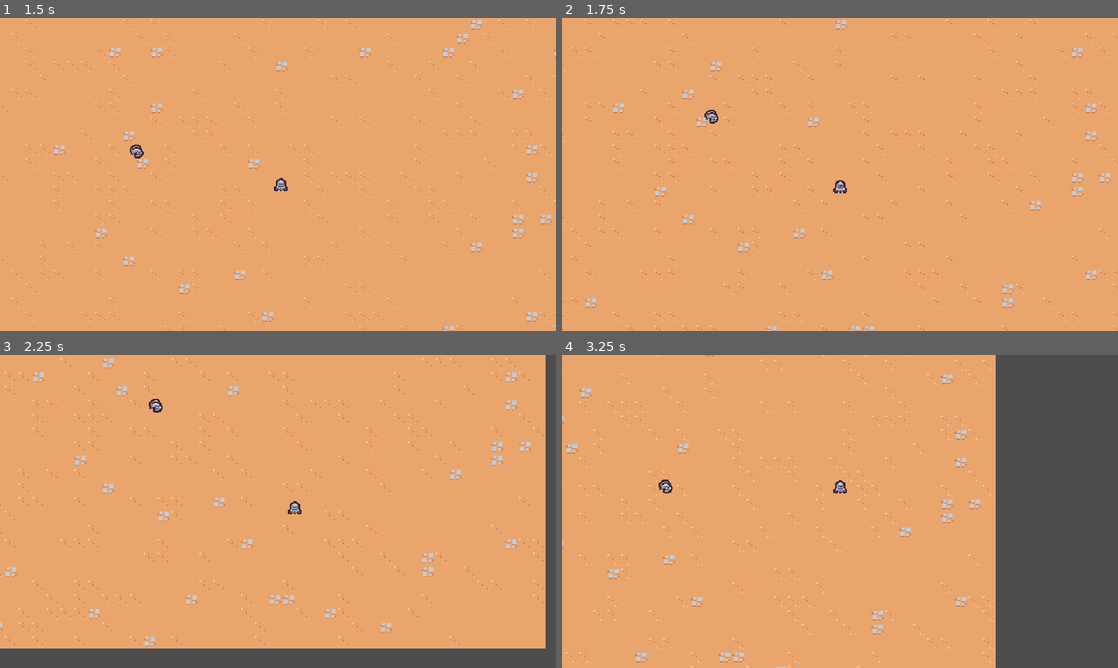
Above: before the commit, frames 1-4 (two rows, left to right).
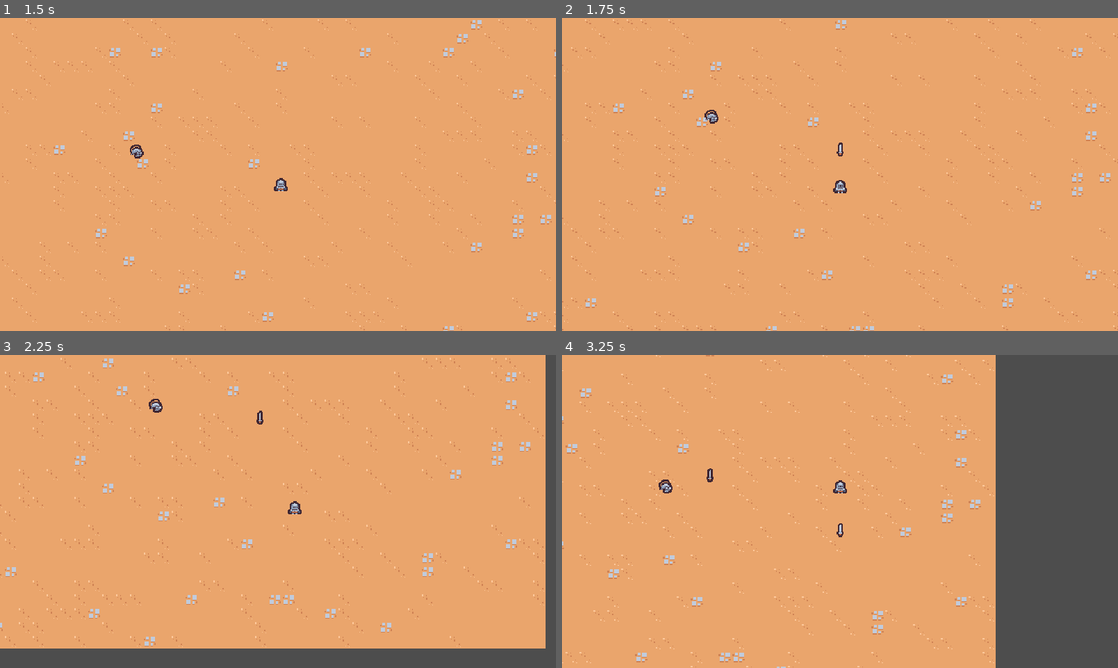
Above: after the commit, the same moments.

Repository: rprav-n/2D-Survivors-Style-Game
Game: Godot game, scene res://scenes/main/main.tscn
The game is run twice, just before and just after one commit, with the same random seed, the same clock (stepped at 60 frames per second) and the same inputs.
Inputs:
- Up to frame 1 (1.5 s): hold D (move_right) 0.53-1.28 s; hold S (move_down) from 1.28 s (still down)
- Up to frame 2 (1.75 s): keep holding S (move_down)
- Up to frame 3 (2.25 s): release S (move_down) at 2.03 s; hold D (move_right) from 2.03 s (still down)
- Up to frame 4 (3.25 s): release D (move_right) at 2.78 s; hold W (move_up) from 2.78 s (still down)

Frame 1 is identical in both runs. In frame 2, less than 0.1% of the frame differs, in the area x 49-51%, y 39-45%; in frame 3, less than 0.1%; in frame 4, less than 0.1%, in the area x 26-51%, y 36-59%.

Commit message:
Creating the First Sword Ability

Diff:
--- /dev/null
+++ b/scenes/abilities/sword_ability/sword_ability.tscn
@@ -0,0 +1,15 @@
+[gd_scene load_steps=2 format=3 uid="uid://buau87i5235ta"]
+
+[ext_resource type="Texture2D" uid="uid://cgmemnyfwli3a" path="res://scenes/abilities/sword_ability/sword.png" id="1_fmt6v"]
+
+[node name="SwordAbility" type="Node2D"]
+
+[node name="AnimationPlayer" type="AnimationPlayer" parent="."]
+
+[node name="Sprite2D" type="Sprite2D" parent="."]
+texture = ExtResource("1_fmt6v")
+offset = Vector2(0, -4)
+
+[node name="Area2D" type="Area2D" parent="."]
+
+[node name="CollisionShape2D" type="CollisionShape2D" parent="Area2D"]
--- /dev/null
+++ b/scenes/abilities/sword_ability_controller/sword_ability_controller.gd
@@ -0,0 +1,24 @@
+extends Node
+
+class_name SwordAbilityController
+
+@export var sword_ability_scene: PackedScene
+
+@onready var timer: Timer = $Timer
+
+
+func _ready() -> void:
+	timer.timeout.connect(_on_timer_timeout)
+
+
+func spawn_sword_ability() -> void:
+	var player: Player = get_tree().get_first_node_in_group("player") as Player
+	if sword_ability_scene == null || player == null: return
+
+	var sword_ability: Node2D = sword_ability_scene.instantiate() as Node2D
+	player.get_parent().add_child(sword_ability)
+	sword_ability.global_position = player.global_position
+
+
+func _on_timer_timeout() -> void:
+	spawn_sword_ability()
--- /dev/null
+++ b/scenes/abilities/sword_ability_controller/sword_ability_controller.tscn
@@ -0,0 +1,12 @@
+[gd_scene load_steps=3 format=3 uid="uid://bldakjdbeg5ld"]
+
+[ext_resource type="Script" path="res://scenes/abilities/sword_ability_controller/sword_ability_controller.gd" id="1_wqjfm"]
+[ext_resource type="PackedScene" uid="uid://buau87i5235ta" path="res://scenes/abilities/sword_ability/sword_ability.tscn" id="2_7cdon"]
+
+[node name="SwordAbilityController" type="Node"]
+script = ExtResource("1_wqjfm")
+sword_ability_scene = ExtResource("2_7cdon")
+
+[node name="Timer" type="Timer" parent="."]
+wait_time = 1.5
+autostart = true
--- a/scenes/player/player.tscn
+++ b/scenes/player/player.tscn
@@ -1,7 +1,8 @@
-[gd_scene load_steps=4 format=3 uid="uid://21c4v1u2x55t"]
+[gd_scene load_steps=5 format=3 uid="uid://21c4v1u2x55t"]
 
 [ext_resource type="Texture2D" uid="uid://w1bsvhpih3hk" path="res://scenes/player/player.png" id="1_4x66v"]
 [ext_resource type="Script" path="res://scenes/player/player.gd" id="1_raj11"]
+[ext_resource type="PackedScene" uid="uid://bldakjdbeg5ld" path="res://scenes/abilities/sword_ability_controller/sword_ability_controller.tscn" id="2_wn3ir"]
 
 [sub_resource type="CircleShape2D" id="CircleShape2D_dulxf"]
 radius = 5.0
@@ -11,6 +12,10 @@
 motion_mode = 1
 script = ExtResource("1_raj11")
 
+[node name="AbilityManager" type="Node" parent="."]
+
+[node name="SwordAbilityController" parent="AbilityManager" instance=ExtResource("2_wn3ir")]
+
 [node name="Sprite2D" type="Sprite2D" parent="."]
 texture = ExtResource("1_4x66v")
 offset = Vector2(0, -8)
Binary file added: scenes/abilities/sword_ability/sword.png
Not shown, added: scenes/abilities/sword_ability/sword.png.import
